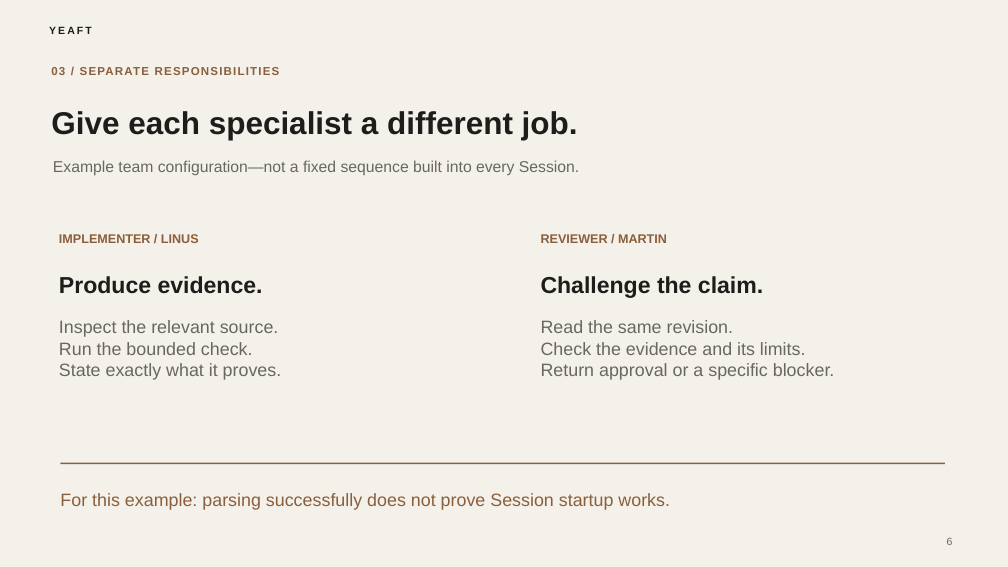
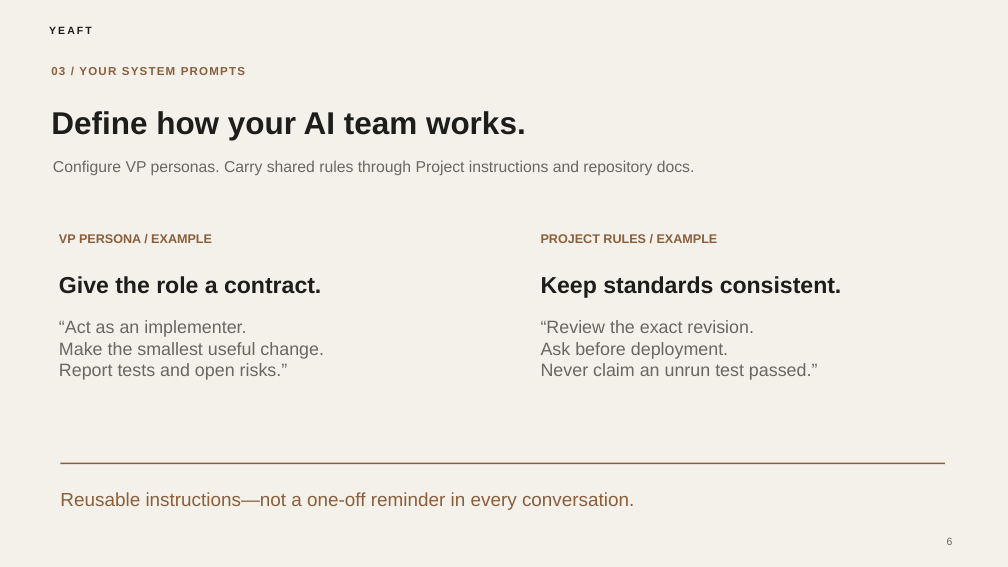
Before and after one commit to yeaft/claude-web-chat, a slide deck: slide 6 of artifacts/showcase/yeaft-editorial-minimal.pptx. Drawn at 1008x567 pixels with LibreOffice and Linux fonts; fonts in the diff are those of the drawing. Boxes give left, top, right and bottom in pixels: in the first picture for what was removed or moved away, otherwise in the second. Text is boxed around its words. In the diff, an @@ line names an element or a change of style, - is before the commit and + after.

Commit message:
docs: lead showcase with cross-device AI teams and task automation

```diff
--- a/artifacts/showcase/yeaft-editorial-minimal.pptx
+++ b/artifacts/showcase/yeaft-editorial-minimal.pptx
@@ text at bbox=[51, 111, 526, 135]: text changed @@
-Give each specialist a different job.
+Define how your AI team works.
@@ text at bbox=[228, 117, 296, 140]: text changed @@
-03 / SEPARATE RESPONSIBILITIES
+03 / YOUR SYSTEM PROMPTS
@@ text at bbox=[53, 160, 695, 175]: text changed @@
-Example team configuration—not a fixed sequence built into every Session.
+Configure VP personas. Carry shared rules through Project instructions and repository docs.
@@ text at bbox=[59, 234, 212, 243]: text changed @@
-IMPLEMENTER / LINUS
+VP PERSONA / EXAMPLE
@@ text at bbox=[541, 234, 718, 243]: text changed @@
-REVIEWER / MARTIN
+PROJECT RULES / EXAMPLE
@@ text at bbox=[59, 276, 321, 294]: text changed @@
-Produce evidence.
+Give the role a contract.
@@ text at bbox=[541, 276, 842, 298]: text changed @@
-Challenge the claim.
+Keep standards consistent.
@@ text at bbox=[59, 320, 324, 380]: text changed @@
-Inspect the relevant source.
-Run the bounded check.
-State exactly what it proves.
+“Act as an implementer.
+Make the smallest useful change.
+Report tests and open risks.”
@@ text at bbox=[541, 320, 818, 380]: text changed @@
-Read the same revision.
-Check the evidence and its limits.
-Return approval or a specific blocker.
+“Review the exact revision.
+Ask before deployment.
+Never claim an unrun test passed.”
@@ text at bbox=[60, 492, 634, 510]: text changed; size 17 to 18 pt @@
-For this example: parsing successfully does not prove Session startup works.
+Reusable instructions—not a one-off reminder in every conversation.
```
Also in this commit, not shown: 7 other slides changed, 4 slides added, 4 slides removed, 12 other files.
